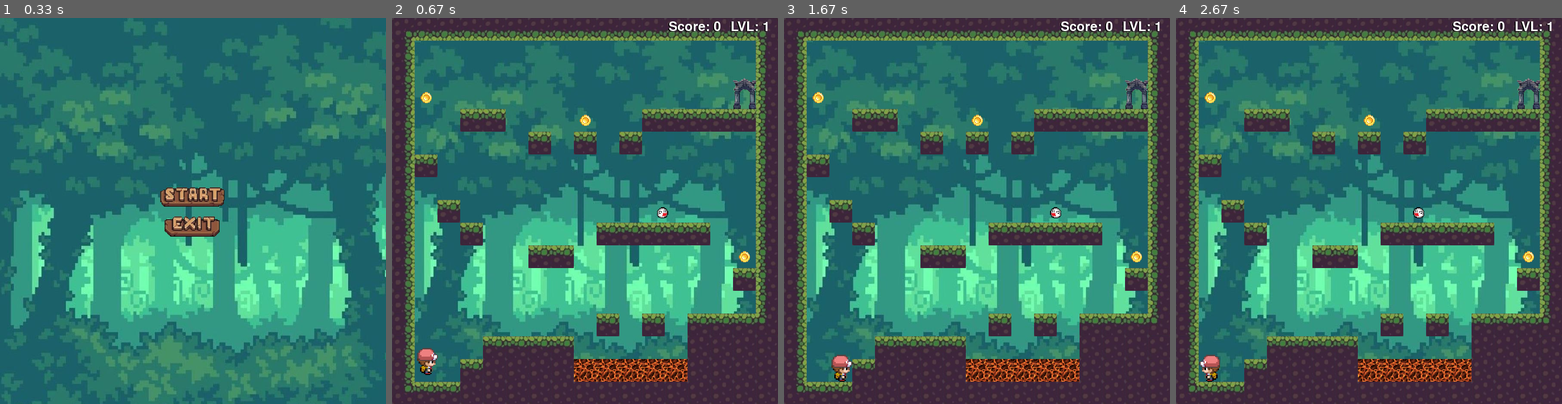
Above: before the commit, frames 1-4 (left to right).
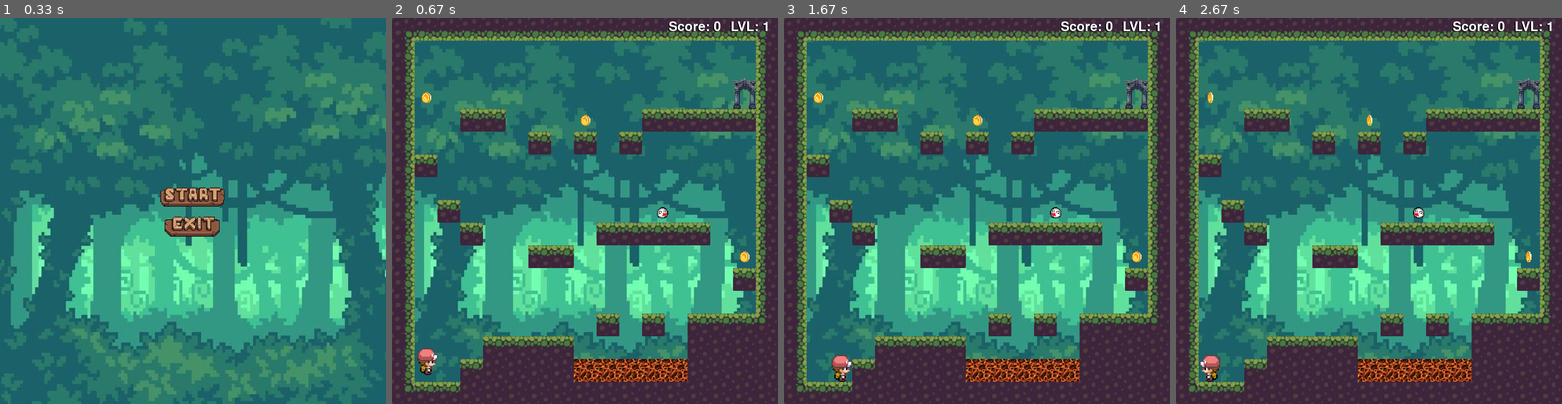
Above: after the commit, the same moments.

Repository: Milan-a/PyGame
Game: pygame game, started from game/game.py
Two runs of this game, one before a commit and one after it. Both use one fixed random seed, a clock stepped at 60 frames per second and the inputs below.
Inputs (mouse positions are in pixels of both pictures, inside the frame that each line leads up to):
- Up to frame 1 (0.33 s): no input
- Up to frame 2 (0.67 s): click (585, 195) at 0.38 s
- Up to frame 3 (1.67 s): hold Right 0.67-1.13 s; move the mouse to (961, 230) at 0.7 s
- Up to frame 4 (2.67 s): hold Left 1.67-2.2 s

Frame 1 is identical in both runs. In frame 2, 0.1% of the frame differs, in the area x 7-93%, y 19-64%; in frame 3, 0.1%; in frame 4, 0.2%.

Commit message:
у монеток есть анимация + выводится счёт

Diff:
--- a/game/game.py
+++ b/game/game.py
@@ -20,7 +20,9 @@
 bg_image = pygame.image.load('data/images/background_1.png')
 bg_image = pygame.transform.scale(bg_image, SIZE)
 clock = pygame.time.Clock()
+
 font1 = pygame.font.SysFont('Playbill', 40)
+font2 = pygame.font.SysFont('Playbill', 55)
 # OCR A Extended, Cooper Black, Playbill, Bauhaus 93, Showcard Gothic, Wide Latin
 
 win_image = pygame.image.load('data/images/background _ win.jpg')
@@ -75,10 +77,10 @@
                  enemy_group, lava_group, money_group)
 
 
-def draw():  # вспомогательная функция, рисующая сетку на экране
-    for line in range(20):
-        pygame.draw.line(screen, (255, 255, 255), (0, line * TILE_SIZE), (WIDTH, line * TILE_SIZE))
-        pygame.draw.line(screen, (255, 255, 255), (line * TILE_SIZE, 0), (line * TILE_SIZE, HEIGHT))
+# def draw():  # вспомогательная функция, рисующая сетку на экране
+#     for line in range(20):
+#         pygame.draw.line(screen, (255, 255, 255), (0, line * TILE_SIZE), (WIDTH, line * TILE_SIZE))
+#         pygame.draw.line(screen, (255, 255, 255), (line * TILE_SIZE, 0), (line * TILE_SIZE, HEIGHT))
 
 
 def main():
@@ -115,6 +117,7 @@
                         WIN = True
                 if game_over is None:
                     enemy_group.update()
+                    money_group.update()
                     if pygame.sprite.spritecollide(player, money_group, True):
                         SCORE += 1
                     draw_text(screen, f'Score: {SCORE}', font1, 'black', 570, 6)
@@ -132,6 +135,9 @@
                     fon = fon.convert_alpha()
                     fon.fill((255, 0, 0, 100))
                     screen.blit(fon, (0, 0))
+
+                    draw_text(screen, f'Score: {SCORE}, LVL: {LVL}', font2, 'black', 285, 260)
+                    draw_text(screen, f'Score: {SCORE}, LVL: {LVL}', font2, 'white', 287, 258)
 
                     if button_for_menu.draw(screen):
                         MENU = True
--- a/game/money.py
+++ b/game/money.py
@@ -1,11 +1,27 @@
 import pygame
-from const import TILE_SIZE
+from const import TILE_SIZE, ANIM_SPEED
 
 
 class Money(pygame.sprite.Sprite):  # класс монеток
     def __init__(self, x, y):
         pygame.sprite.Sprite.__init__(self)
-        image = pygame.image.load('data/images/blocks/money.png')
-        self.image = pygame.transform.scale(image, (TILE_SIZE // 2, TILE_SIZE // 2))
+
+        self.all_images = []
+        for i in range(1, 7):
+            img = pygame.image.load(f'data/images/money/coin_{i}.png')
+            img = pygame.transform.scale(img, (TILE_SIZE // 2, TILE_SIZE // 2))
+            self.all_images.append(img)
+
+        self.image = self.all_images[0]
         self.rect = self.image.get_rect()
         self.rect.center = (x, y)
+        self.count = 0
+        self.speed = 10
+        self.id = 0
+
+    def update(self):  # анимация
+        self.count += 1
+        if self.count > self.speed:
+            self.count = 0
+            self.id += 1
+            self.image = self.all_images[self.id % 5]
Binary file removed: game/data/images/blocks/money.png
Binary file added: game/data/images/money/coin_1.png
Binary file added: game/data/images/money/coin_2.png
Binary file added: game/data/images/money/coin_3.png
Binary file added: game/data/images/money/coin_4.png
Binary file added: game/data/images/money/coin_5.png
Binary file added: game/data/images/money/coin_6.png
